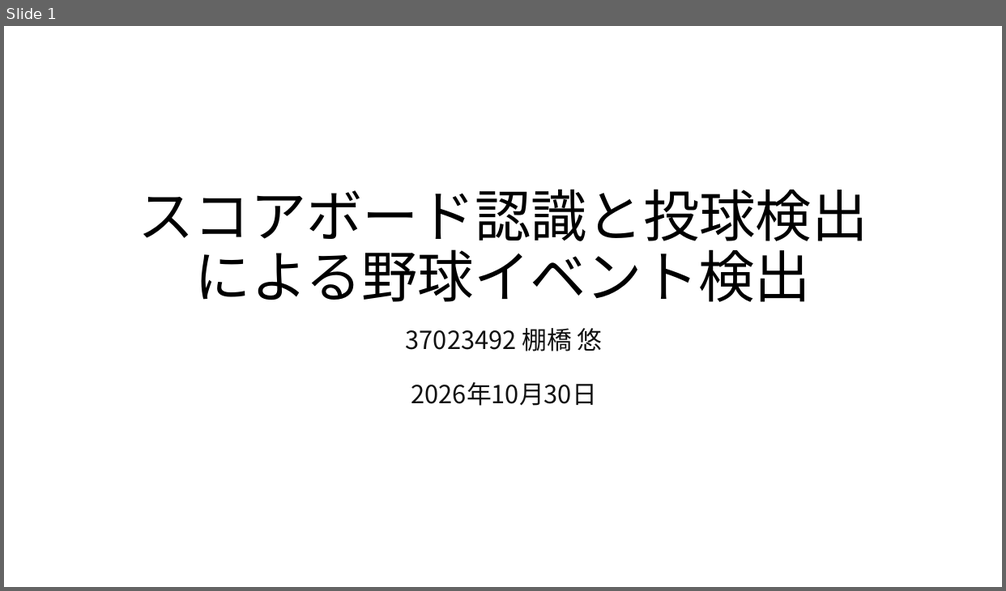
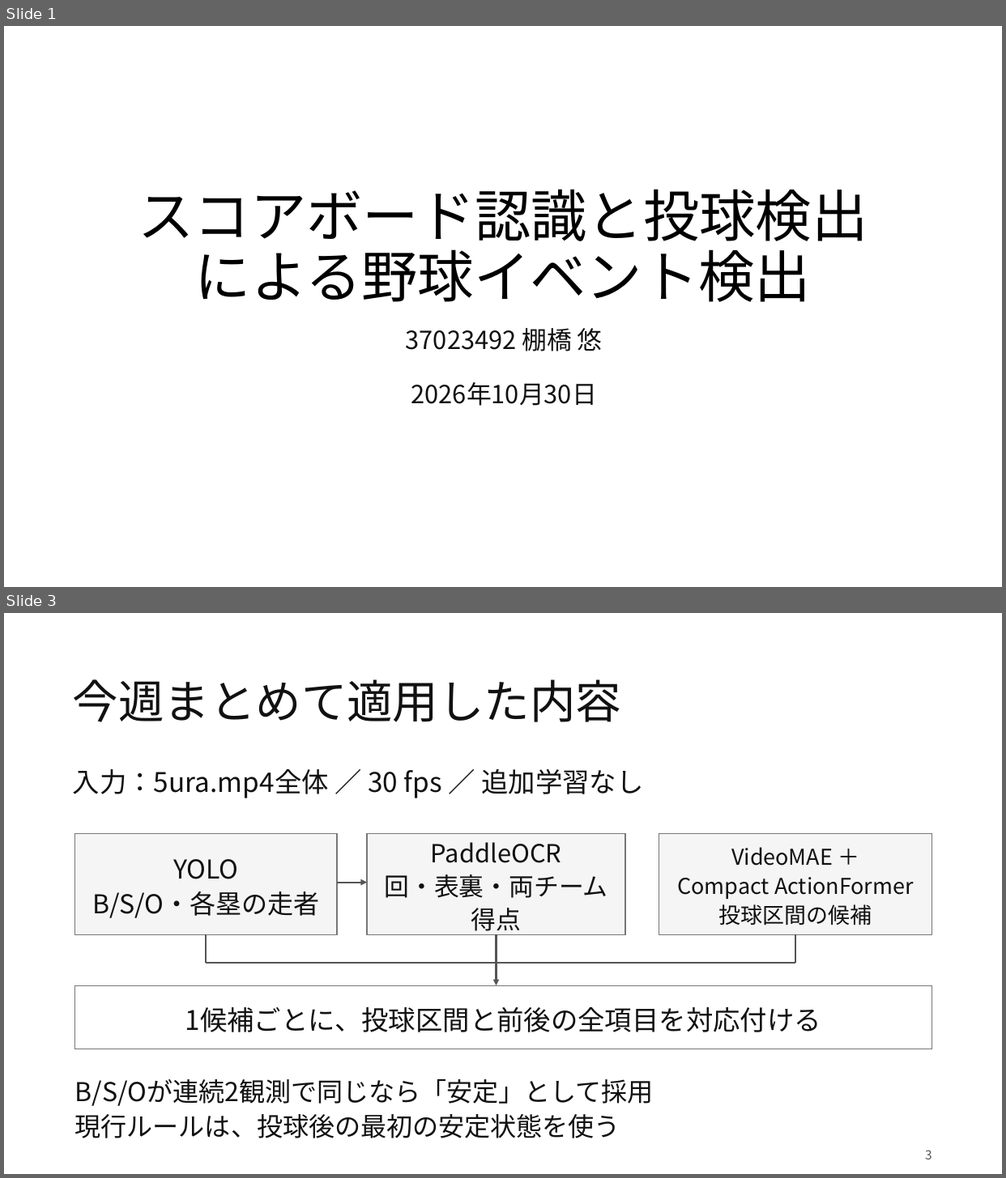
Before and after one commit to Yu-Tanahashi1226/----B-py, a slide deck: presentations/20261030/M棚橋261030.pptx. Shown one above the other, each under a label of ours: slide 1 before the commit, slides 1 and 3 after it; the slides between them are not shown. The pictures are 1006x591 and 1006x1178 pixels, drawn with LibreOffice and Linux fonts; fonts in the diff are those of the drawing. Boxes give left, top, right and bottom in pixels: in the first picture for what was removed or moved away, otherwise in the second. Text is boxed around its words. In the diff, an @@ line names an element or a change of style, - is before the commit and + after.

```diff
--- a/presentations/20261030/M棚橋261030.pptx
+++ b/presentations/20261030/M棚橋261030.pptx
@@ slide 3 added at [4,613,1002,1174], background #FFFFFF @@
@@ title added at [73,679,622,722], 44 pt, text #111111 @@
+今週まとめて適用した内容
@@ text added at [73,769,643,798], 26 pt, text #111111 @@
+入力：5ura.mp4全体 ／ 30 fps ／ 追加学習なし
@@ rectangle added at [75,834,337,935], fill #F5F5F5, outline #777777 1 pt, 25 pt, text #111111 @@
+YOLO
+B/S/O・各塁の走者
@@ rectangle added at [367,834,625,935], fill #F5F5F5, outline #777777 1 pt, 24 pt, text #111111 @@
+PaddleOCR
+回・表裏・両チーム得点
@@ rectangle added at [659,834,932,935], fill #F5F5F5, outline #777777 1 pt, 21 pt, text #111111 @@
+VideoMAE ＋
+Compact ActionFormer
+投球区間の候補
@@ arrow added from (337, 883) to (367, 883), #555555 1.6 pt @@
@@ line added from (206, 935) to (206, 964), #555555 1.6 pt @@
@@ line added from (496, 935) to (496, 964), #555555 1.6 pt @@
@@ line added from (795, 935) to (795, 964), #555555 1.6 pt @@
@@ line added from (206, 964) to (795, 964), #555555 1.6 pt @@
@@ arrow added from (496, 964) to (496, 986), #555555 1.6 pt @@
@@ rectangle added at [75,986,932,1050], fill #FFFFFF, outline #777777 1 pt, 26 pt, text #111111 @@
+1候補ごとに、投球区間と前後の全項目を対応付ける
@@ text added at [75,1080,654,1139], 25 pt, text #111111 @@
+B/S/Oが連続2観測で同じなら「安定」として採用
+現行ルールは、投球後の最初の安定状態を使う
@@ text added at [925,1150,932,1160], 12 pt, text #555555 @@
+3
```
Also in this commit, not shown: 3 slides changed, 8 other slides added, 8 slides removed, 9 other files.
